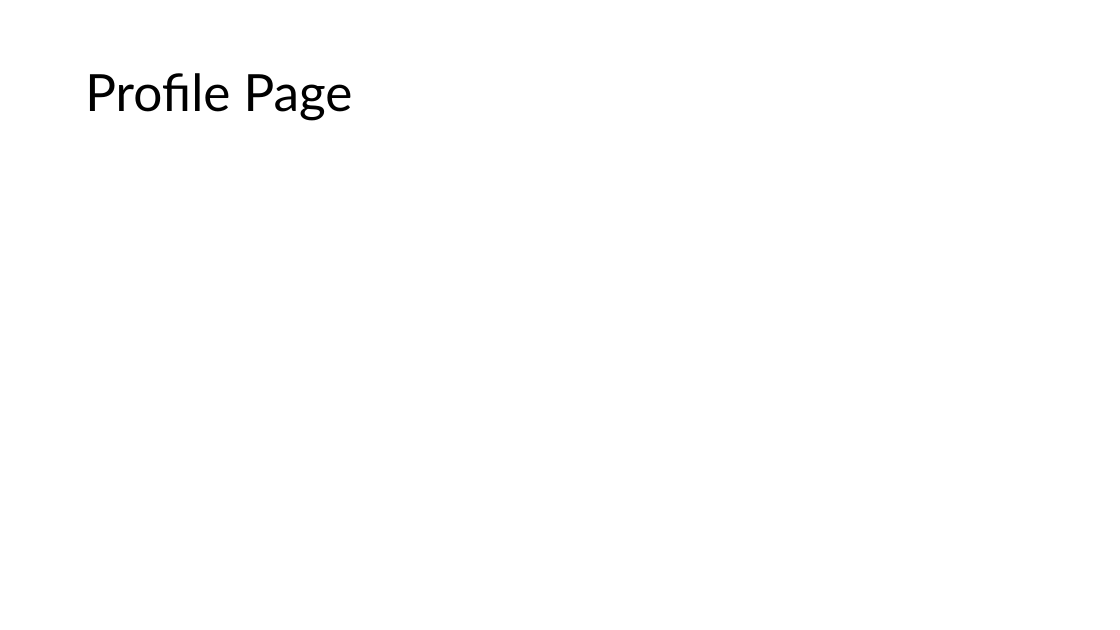
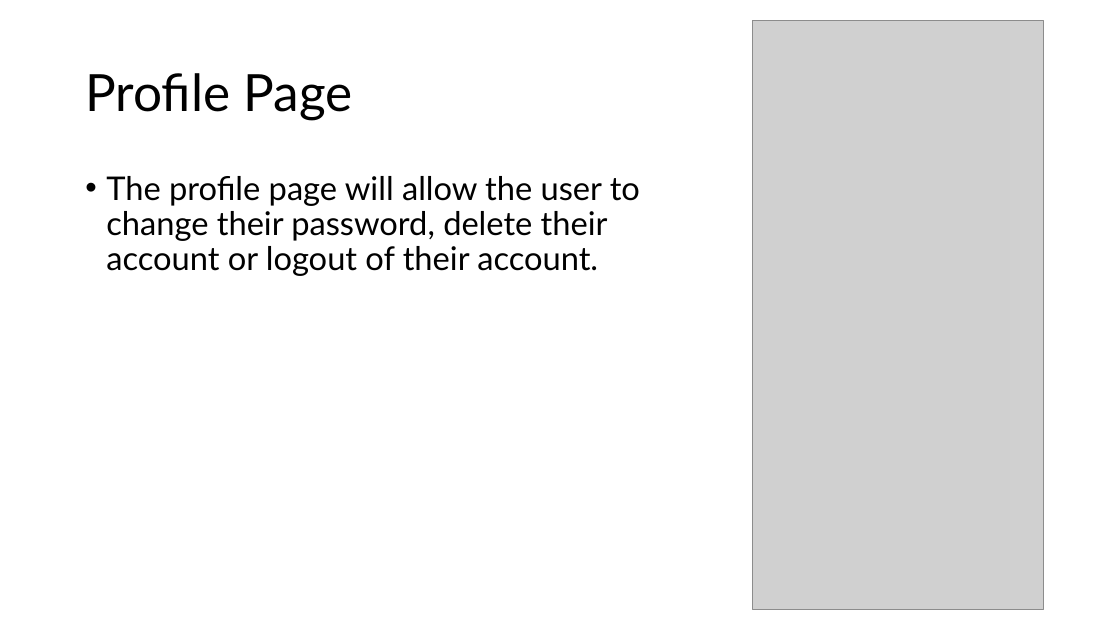
Before and after one commit to gennarofinelli/AppDev2Project, a slide deck: slide 10 of BloodLife Presentation.pptx (slide 9 before the commit). Drawn at 1120x630 pixels with LibreOffice and Linux fonts; fonts in the diff are those of the drawing; grey boxes stand for pictures. Boxes give left, top, right and bottom in pixels: in the first picture for what was removed or moved away, otherwise in the second. Text is boxed around its words. In the diff, an @@ line names an element or a change of style, - is before the commit and + after.

```diff
--- a/BloodLife Presentation.pptx
+++ b/BloodLife Presentation.pptx
@@ picture added at [753, 21, 1044, 609] @@
@@ text added at [106, 176, 640, 276], 28 pt, text #000000 @@
+• The profile page will allow the user to change their password, delete their account or logout of their account.
```
Also in this commit, not shown: 6 other slides changed, 3 slides added, 1 other file.
